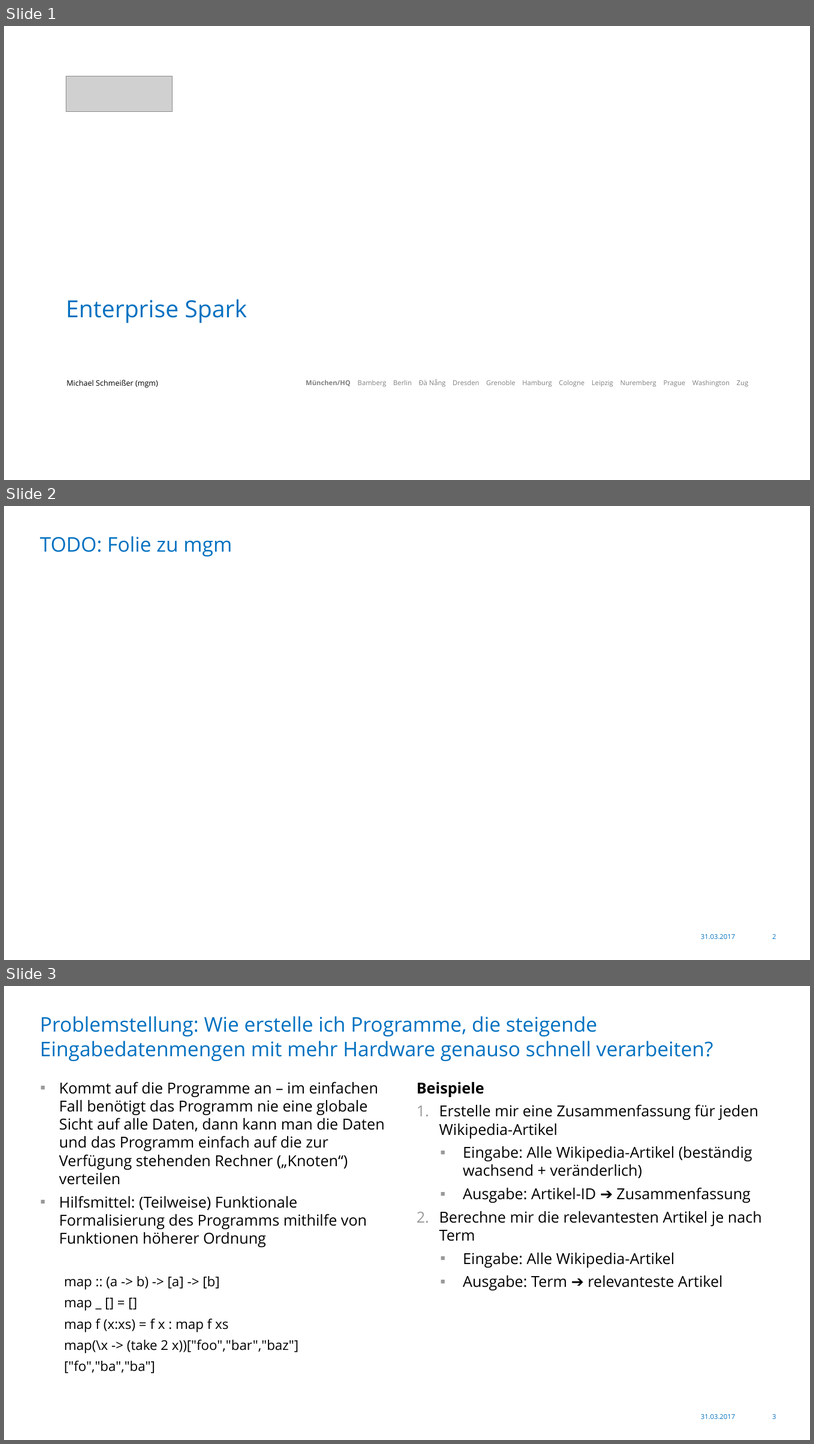
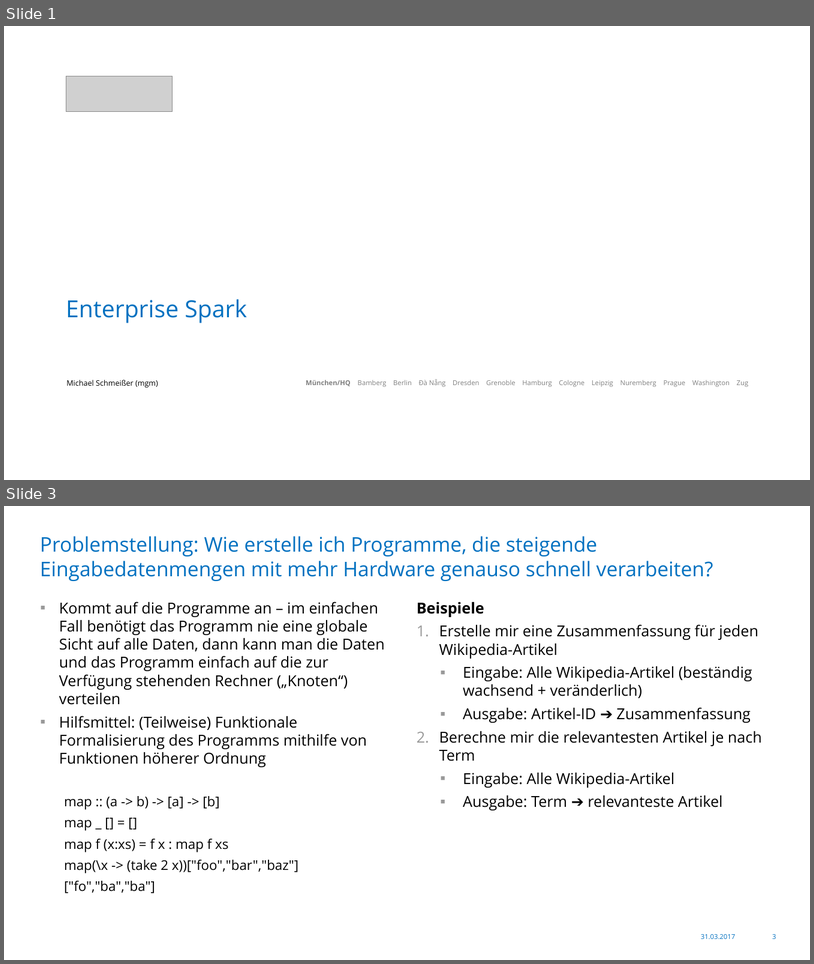
Before and after one commit to Skamandros/jug-saxony-workshop, a slide deck: src/slides/resources/2017-03-31-JUG-Saxony-Workshop-de.pptx. Shown one above the other, each under a label of ours: slides 1, 2 and 3 before the commit, slides 1 and 3 after it; the slides between them are not shown. The pictures are 814x1444 and 814x964 pixels, drawn with LibreOffice and Linux fonts; fonts in the diff are those of the drawing; grey boxes stand for pictures; background and template pictures are left out. Boxes give left, top, right and bottom in pixels: in the first picture for what was removed or moved away, otherwise in the second. Text is boxed around its words. In the diff, an @@ line names an element or a change of style, - is before the commit and + after.

Commit message:
Added mgm slide

```diff
--- a/src/slides/resources/2017-03-31-JUG-Saxony-Workshop-de.pptx
+++ b/src/slides/resources/2017-03-31-JUG-Saxony-Workshop-de.pptx
@@ slide 2 removed at box(4, 506, 810, 960), background #FFFFFF; not listed: 2 template elements that a slide beside it also shows @@
@@ title removed at box(40, 536, 232, 556) @@
-TODO: Folie zu mgm
```
Also in this commit, not shown: 1 slide added.
